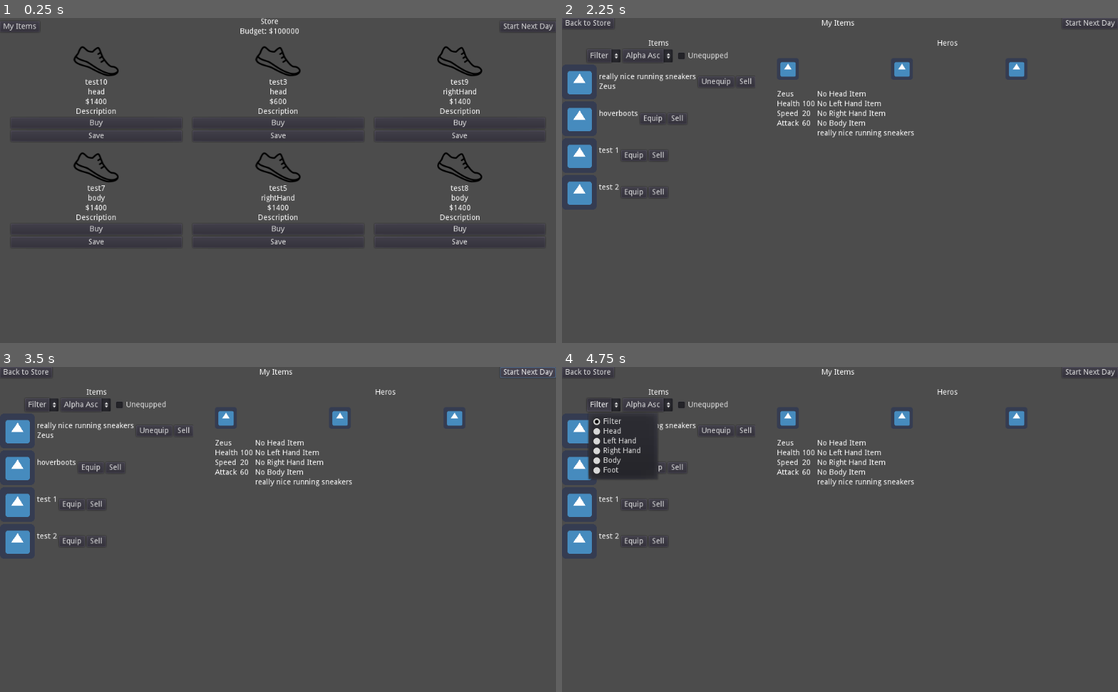
Above: before the commit, frames 1-4 (two rows, left to right).
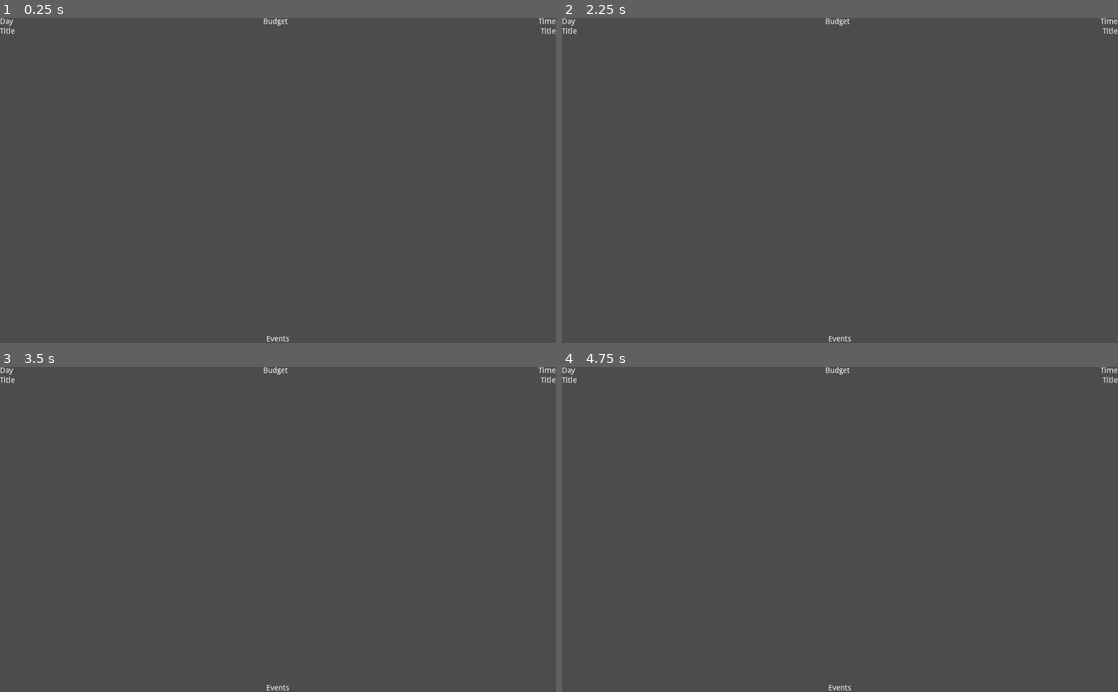
Above: after the commit, the same moments.

Repository: rachd/SuperheroDispatcher2.0
Game: Godot game, scene res://Map/MapContainer.tscn
Two runs of this game, one before a commit and one after it. Both use one fixed random seed, a clock stepped at 60 frames per second and the inputs below. Before the commit the project starts from res://Store/Store.tscn. The engine's default icon, where the game draws it, is replaced by a stand-in: a white triangle on a blue panel in a dark square.
Inputs (mouse positions are in pixels of both pictures, inside the frame that each line leads up to):
- Up to frame 1 (0.25 s): no input
- Up to frame 2 (2.25 s): click (1090, 27) at 0.5 s, where only the run before the commit has a clickable "Start Next Day"; click (1090, 27) at 1.25 s, where only the run before the commit has a clickable "Start Next Day"; click (584, 27) at 2 s, where only the run before the commit has a clickable "My Items"
- Up to frame 3 (3.5 s): click (528, 373) at 2.75 s, where only the run before the commit has a clickable "Start Next Day"
- Up to frame 4 (4.75 s): click (1090, 373) at 3.5 s, where only the run before the commit has a clickable "Start Next Day"; click (606, 406) at 4.25 s, where only the run before the commit has a clickable "Filter"

The runs differ from the first frame. In frame 1, 3.5% of the frame differs, in the area x 0-100%, y 0-100%; in frame 2, 3.6%; in frame 3, 3.6%; in frame 4, 5.7%.

Commit message:
hook up event container

Diff:
--- /dev/null
+++ b/Map/EventContainer.gd
@@ -0,0 +1,17 @@
+extends VBoxContainer
+
+var event_row_scene = preload("res://Map/EventRow.tscn")
+
+var entities = []
+var event_rows = []
+
+func add_event(event):
+	entities.push_back(event)
+	var event_row = event_row_scene.instance()
+	event_row.initialize(event)
+	add_child(event_row)
+	move_child(event_row, 1)
+	event_rows.append(event_row)
+	if len(event_rows) > 5:
+		event_rows[0].queue_free()
+		event_rows = event_rows.slice(1, 5)
--- a/Map/EventContainer.tscn
+++ b/Map/EventContainer.tscn
@@ -1,10 +1,12 @@
 [gd_scene load_steps=2 format=2]
 
-[ext_resource path="res://Map/EventRow.tscn" type="PackedScene" id=1]
+[ext_resource path="res://Map/EventContainer.gd" type="Script" id=2]
 
 [node name="EventContainer" type="VBoxContainer"]
 anchor_right = 1.0
 anchor_bottom = 1.0
+custom_constants/separation = 10
+script = ExtResource( 2 )
 __meta__ = {
 "_edit_use_anchors_": false
 }
@@ -14,38 +16,3 @@
 margin_bottom = 14.0
 text = "Events"
 align = 1
-
-[node name="EventRow" parent="." instance=ExtResource( 1 )]
-anchor_right = 0.0
-anchor_bottom = 0.0
-margin_top = 18.0
-margin_right = 1024.0
-margin_bottom = 32.0
-
-[node name="EventRow2" parent="." instance=ExtResource( 1 )]
-anchor_right = 0.0
-anchor_bottom = 0.0
-margin_top = 36.0
-margin_right = 1024.0
-margin_bottom = 50.0
-
-[node name="EventRow3" parent="." instance=ExtResource( 1 )]
-anchor_right = 0.0
-anchor_bottom = 0.0
-margin_top = 54.0
-margin_right = 1024.0
-margin_bottom = 68.0
-
-[node name="EventRow4" parent="." instance=ExtResource( 1 )]
-anchor_right = 0.0
-anchor_bottom = 0.0
-margin_top = 72.0
-margin_right = 1024.0
-margin_bottom = 86.0
-
-[node name="EventRow5" parent="." instance=ExtResource( 1 )]
-anchor_right = 0.0
-anchor_bottom = 0.0
-margin_top = 90.0
-margin_right = 1024.0
-margin_bottom = 104.0
--- /dev/null
+++ b/Map/EventRow.gd
@@ -0,0 +1,17 @@
+extends HBoxContainer
+
+signal show_event_entity(entity)
+
+var entity
+
+func _ready():
+	self.connect("show_event_entity", get_node("/root/MapContainer"), "_display_event_entity")
+
+func initialize(_entity):
+	entity = _entity
+	$EntityLabel.text = entity.title
+
+func _on_EventRow_gui_input(event):
+	if event is InputEventMouseButton:
+		if event.button_index == BUTTON_LEFT and event.pressed:
+			emit_signal("show_event_entity", entity)
--- a/Map/EventRow.tscn
+++ b/Map/EventRow.tscn
@@ -1,8 +1,11 @@
-[gd_scene format=2]
+[gd_scene load_steps=2 format=2]
+
+[ext_resource path="res://Map/EventRow.gd" type="Script" id=1]
 
 [node name="EventRow" type="HBoxContainer"]
 anchor_right = 1.0
 anchor_bottom = 1.0
+script = ExtResource( 1 )
 __meta__ = {
 "_edit_use_anchors_": false
 }
@@ -23,3 +26,4 @@
 margin_right = 1024.0
 margin_bottom = 307.0
 text = "Hero, villain, or amount involved"
+[connection signal="gui_input" from="." to="." method="_on_EventRow_gui_input"]
--- /dev/null
+++ b/Map/LeftPanel.gd
@@ -0,0 +1,4 @@
+extends VBoxContainer
+
+func display_event_entity(entity):
+	$TitleLabel.text = entity.title
--- a/Map/LeftPanel.tscn
+++ b/Map/LeftPanel.tscn
@@ -1,10 +1,16 @@
-[gd_scene format=2]
+[gd_scene load_steps=2 format=2]
+
+[ext_resource path="res://Map/LeftPanel.gd" type="Script" id=1]
 
 [node name="LeftPanel" type="VBoxContainer"]
 anchor_right = 1.0
 anchor_bottom = 1.0
+script = ExtResource( 1 )
+__meta__ = {
+"_edit_use_anchors_": false
+}
 
-[node name="Label" type="Label" parent="."]
+[node name="TitleLabel" type="Label" parent="."]
 margin_right = 1024.0
 margin_bottom = 14.0
 text = "Title"
--- /dev/null
+++ b/Map/MapContainer.gd
@@ -0,0 +1,4 @@
+extends VBoxContainer
+
+func _display_event_entity(entity):
+	$HBoxContainer2/LeftPanel.display_event_entity(entity)
--- a/Map/MapContainer.tscn
+++ b/Map/MapContainer.tscn
@@ -1,13 +1,15 @@
-[gd_scene load_steps=5 format=2]
+[gd_scene load_steps=6 format=2]
 
 [ext_resource path="res://Map/EventContainer.tscn" type="PackedScene" id=1]
 [ext_resource path="res://Map/LeftPanel.tscn" type="PackedScene" id=2]
 [ext_resource path="res://Map/RightPanel.tscn" type="PackedScene" id=3]
 [ext_resource path="res://Map/Map.tscn" type="PackedScene" id=4]
+[ext_resource path="res://Map/MapContainer.gd" type="Script" id=5]
 
 [node name="MapContainer" type="VBoxContainer"]
 anchor_right = 1.0
 anchor_bottom = 1.0
+script = ExtResource( 5 )
 __meta__ = {
 "_edit_use_anchors_": false
 }
@@ -38,33 +40,33 @@
 [node name="HBoxContainer2" type="HBoxContainer" parent="."]
 margin_top = 18.0
 margin_right = 1024.0
-margin_bottom = 492.0
+margin_bottom = 582.0
 size_flags_vertical = 3
 
 [node name="LeftPanel" parent="HBoxContainer2" instance=ExtResource( 2 )]
 anchor_right = 0.0
 anchor_bottom = 0.0
 margin_right = 28.0
-margin_bottom = 474.0
+margin_bottom = 564.0
 
 [node name="Map" parent="HBoxContainer2" instance=ExtResource( 4 )]
 anchor_right = 0.0
 anchor_bottom = 0.0
 margin_left = 32.0
-margin_right = 1020.0
-margin_bottom = 474.0
+margin_right = 992.0
+margin_bottom = 564.0
 size_flags_horizontal = 3
 
 [node name="RightPanel" parent="HBoxContainer2" instance=ExtResource( 3 )]
 anchor_right = 0.0
 anchor_bottom = 0.0
-margin_left = 1024.0
+margin_left = 996.0
 margin_right = 1024.0
-margin_bottom = 474.0
+margin_bottom = 564.0
 
 [node name="EventContainer" parent="." instance=ExtResource( 1 )]
 anchor_right = 0.0
 anchor_bottom = 0.0
-margin_top = 496.0
+margin_top = 586.0
 margin_right = 1024.0
 margin_bottom = 600.0
--- a/Map/RightPanel.tscn
+++ b/Map/RightPanel.tscn
@@ -1,14 +1,11 @@
 [gd_scene format=2]
 
-[node name="RightPanel" type="Control"]
+[node name="RightPanel" type="VBoxContainer"]
 anchor_right = 1.0
 anchor_bottom = 1.0
-__meta__ = {
-"_edit_use_anchors_": false
-}
 
 [node name="Label" type="Label" parent="."]
-margin_right = 40.0
+margin_right = 1024.0
 margin_bottom = 14.0
 text = "Title"
 __meta__ = {
--- a/project.godot
+++ b/project.godot
@@ -16,7 +16,7 @@
 [application]
 
 config/name="SuperheroDispatcher2.0"
-run/main_scene="res://Store/Store.tscn"
+run/main_scene="res://Map/MapContainer.tscn"
 config/icon="res://icon.png"
 
 [autoload]
